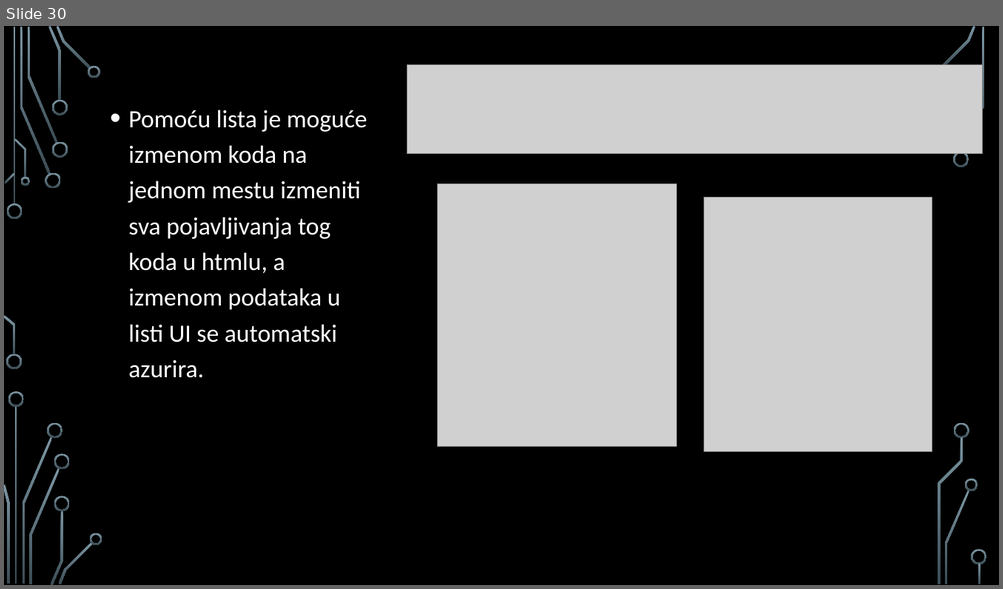
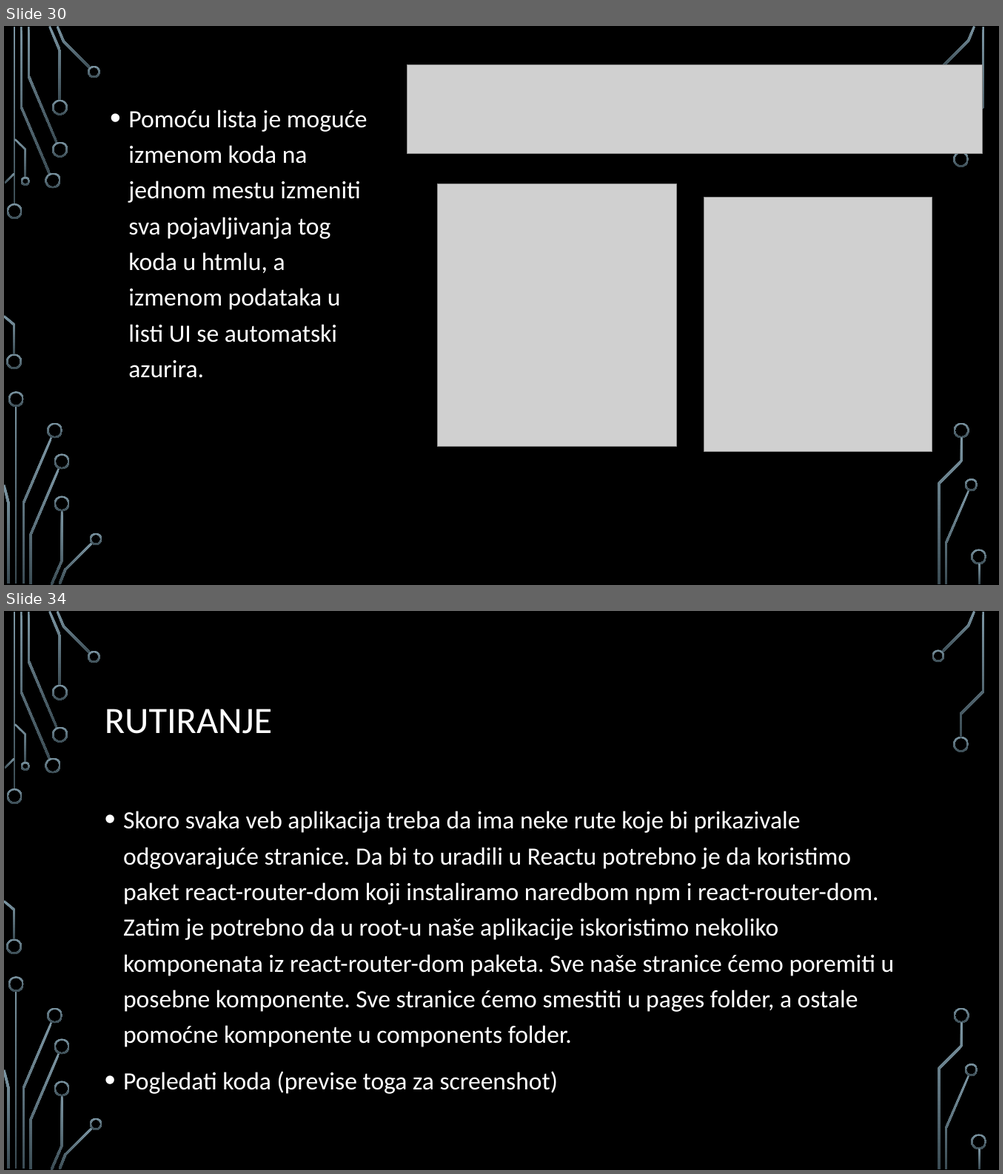
Before and after one commit to MihajloMilojevic/Sekcija, a slide deck: React/React - prezentacija.pptx. Shown one above the other, each under a label of ours: slide 30 before the commit, slides 30 and 34 after it; the slides between them are not shown. The pictures are 1003x589 and 1003x1174 pixels, drawn with LibreOffice and Linux fonts; fonts in the diff are those of the drawing; grey boxes stand for pictures; background and template pictures are left out. Boxes give left, top, right and bottom in pixels: in the first picture for what was removed or moved away, otherwise in the second. Text is boxed around its words. In the diff, an @@ line names an element or a change of style, - is before the commit and + after.

```diff
--- a/React/React - prezentacija.pptx
+++ b/React/React - prezentacija.pptx
@@ slide 34 added at <box>4,611,999,1170</box>, background picture (left out); not listed: 36 template elements that a slide beside it also shows @@
@@ title added at <box>105,709,272,734</box>, 36 pt, text #FFFFFF @@
+RUTIRANJE
@@ text added at <box>123,811,894,1094</box>, 24 pt, text #FFFFFF @@
+• Skoro svaka veb aplikacija treba da ima neke rute koje bi prikazivale odgovarajuće stranice. Da bi to uradili u Reactu potrebno je da koristimo paket react-router-dom koji instaliramo naredbom npm i react-router-dom. Zatim je potrebno da u root-u naše aplikacije iskoristimo nekoliko komponenata iz react-router-dom paketa. Sve naše stranice ćemo poremiti u posebne komponente. Sve stranice ćemo smestiti u pages folder, a ostale pomoćne komponente u components folder.
+• Pogledati koda (previse toga za screenshot)
```
Also in this commit, not shown: 4 other slides added, 17 other files.
